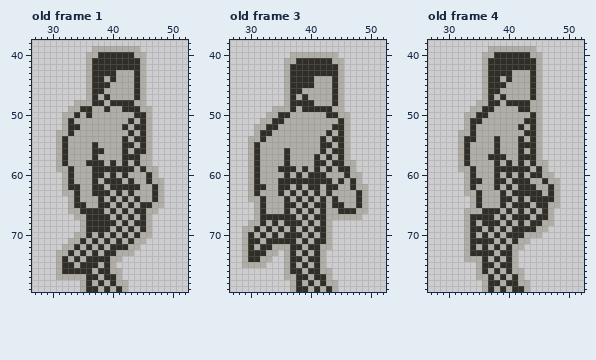
Pixel-art file: support/Seraphina-walk.aseprite. Above, as it was before the edit.
80x80 pixels, 6 frames. Shown: old frame 1: x 27..52, y 38..79; old frame 3: x 27..52, y 38..79; old frame 4: x 27..52, y 38..79. The commit also changed other frames, which this record leaves out.
After the commit:
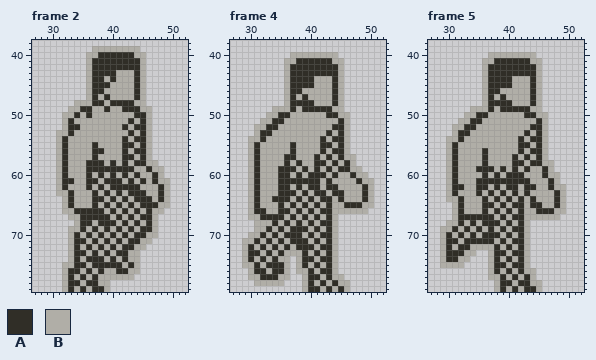
Palette (. is transparent): A #302e27  B #b0aea7
A new or re-ordered frame is compared with the old frame closest to it.
From old to new:
frames 6 -> 12
Changed rows in their new state; - is an unchanged pixel.
Frame 2 is new; against old frame 1, layer "B&W":
first column x 31:
57 -------------BA----
58 --------------A-B--
59 -AB--A--------BA-B-
60 BAB--AB------A-BAB-
61 BA---A--------ABA-B
62 BABB-AB---------BAB
63 B-AB---B-----AA-BAB
64 -BAB--A-------AABAB
65 -BABB-AB--------A-B
66 -B-A----------BA-B-
67 --B-A----------AB--
68 ---BA-B-------BAB--
69 --BBAB-B-------AB--
70 --BA----------A-B--
71 ---A---------A-B---
72 -.--------B-A-B----
73 ..BA-----BAA-B-----
74 ..------BA-ABB-----
75 .BBA-B-A-AABAB-----
76 .B--B---B-AABB-----
77 .-A-AB--BB-BB------
78 -BAA--AB-...-------
79 -BABAB-AB...-------
Frame 4 against old frame 3, layer "B&W":
first column x 29:
55 --------A-------------
56 -------BA-------------
57 --------A---------B---
58 ---------A------BA----
59 -------------------B--
60 ------A--------A-BA-B-
61 -------------B--B-BABB
62 ---B--------------B-AB
63 -------A-----ABAA--BAB
64 --AB-AA-------ABA--BAB
65 -BAB--AB-----BABBAA--B
66 -BA---A-------A-BBB---
67 -B-----B-----BA-....--
68 -.-B----B-----AB------
69 ..B------A---BAB------
70 .B------------AB------
71 -B---B-B-A---BAB------
72 ----BA-AB-A-BAAB------
73 ---BA-A-B-----AB------
74 --BA-AB-.BA-BAAB------
75 --A-AAA-.-----AB------
76 -BAABAA-.B--BAAB------
77 -BBAAAB-..BA-BABB-----
78 --BBBBB-..-----ABB----
79 --------..BA----AB----
Frame 5 against old frame 4, layer "B&W":
first column x 29:
39 --------........-----
40 -------.-BBBBBB-.----
41 --------B------B-----
43 ------------AAA------
44 ----------A----------
45 -----------A---------
48 ------.---A-BBBA-----
49 -------B--AAA--------
50 --------------A--B---
51 ---B----------BBAB---
52 --BBA--------B--AB---
53 --BAAB---------BAB---
54 -BBABB---B------AB---
55 -BA-B----B-----BAB---
56 -BA-B--A-B------AB---
57 -BA-B--ABBB-AB-BAB---
58 -BA-B--A-B-BA---A-B--
59 -BA--BAAAB-B-B--BAB--
60 -BAB-B-A----A--BBA-B-
61 -BAB-B-AA--A-----BA--
62 -BAA-BAA----AB------B
63 -BAB----A----B-BB-BAB
64 -BBAB-BA-AB-----BBBAB
65 --BAB-BAA-----BA-B-AB
66 --BA----B------BA-ABB
67 --BAA---------B-BB-B-
68 -BBA-----------....--
69 BBABAB--------B...---
70 BABA----A---B--..----
71 BAABA--------A-------
72 BABAAB-B-----AB------
73 BAAA-B..BA-BAAB------
74 BAAB-...-----AB------
75 BBBB--..BA-BAAB------
76 ------..-----ABB-----
77 ------..B-----AB-----
78 -------..BA-BAABB----
79 -------..----BAAB----
Changed places in both pictures, as pixel boxes (x1, y1, x2, y2):
changed: (56, 154, 170, 292)
changed: (242, 142, 374, 292)
changed: (440, 46, 566, 292)
